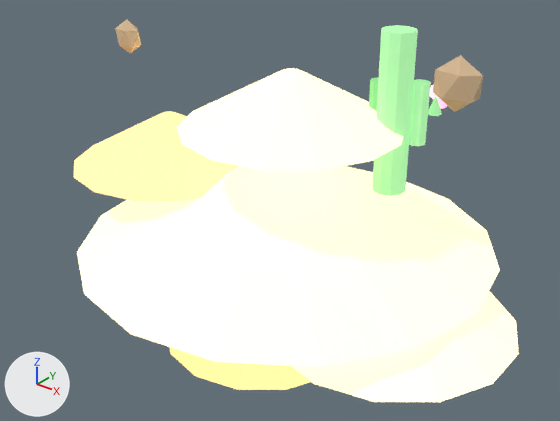
An edit to the glTF model assets/procedural/pretty/desert_dune.glb, drawn before and after from the same camera.
Camera for both pictures: a camera (50 mm lens) standing at (4.93, -5.79, 3.76) and looking at (0.14, 0.2, 0.05). Lighting does not change. The marker at lower left points along +X, +Y and +Z. The older version comes first. Where no turn or scale is listed for an object, it has been applied to the vertices.

In view in the first picture: 'cactus_arm_l', 'cactus_arm_r', 'cactus_arm_r_top', 'cactus_flower2', 'cactus_flower3', 'cactus_trunk', 'dune_back', 'dune_front', 'dune_l', 'dune_main', 'dune_r', 'rock1', 'rock2'.
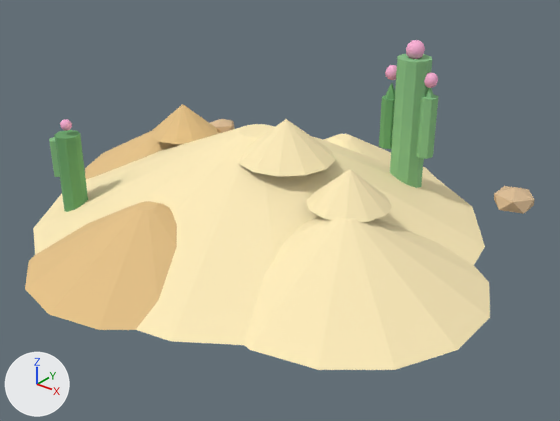
Patch to the scene script:
```diff
--- a/assets/procedural/pretty/desert_dune.glb.py
+++ b/assets/procedural/pretty/desert_dune.glb.py
@@ mat_dune_sand @@
 mat_dune_sand.roughness = 0.95
-mat_dune_sand.emission_color = (1.0, 0.85, 0.5)  # beige #ffedbc
-mat_dune_sand.emission_strength = 1.0
@@ mat_dune_sand_shadow @@
 mat_dune_sand_shadow.roughness = 0.95
-mat_dune_sand_shadow.emission_color = (0.8, 0.55, 0.25)  # beige #e7c489
-mat_dune_sand_shadow.emission_strength = 1.0
@@ mat_dune_cactus @@
 mat_dune_cactus.roughness = 0.9
-mat_dune_cactus.emission_color = (0.25, 0.55, 0.25)  # green #89c489
-mat_dune_cactus.emission_strength = 1.0
@@ mat_dune_cactus_dark @@
 mat_dune_cactus_dark.roughness = 0.9
-mat_dune_cactus_dark.emission_color = (0.15, 0.4, 0.15)  # green #6caa6c
 mat_dune_cactus_dark.emission_strength = 1.0
@@ ob_dune_main @@
 ob_dune_main = bpy.data.objects.new('dune_main', me_锥体_023)
-ob_dune_main.location = (0.0, 0.5, 0.0)
+ob_dune_main.location = (0.0, 0.0, 0.5)
@@ ob_dune_l @@
 ob_dune_l = bpy.data.objects.new('dune_l', me_锥体_024)
-ob_dune_l.location = (-1.65, 0.3, 0.45)
+ob_dune_l.location = (-1.65, 0.45, 0.3)
@@ ob_dune_r @@
 ob_dune_r = bpy.data.objects.new('dune_r', me_锥体_025)
-ob_dune_r.location = (1.5, 0.35, -0.55)
+ob_dune_r.location = (1.5, -0.55, 0.35)
@@ ob_dune_back @@
 ob_dune_back = bpy.data.objects.new('dune_back', me_锥体_026)
-ob_dune_back.location = (-0.2, 0.3, -1.4)
+ob_dune_back.location = (-0.2, -1.4, 0.3)
@@ ob_dune_front @@
 ob_dune_front = bpy.data.objects.new('dune_front', me_锥体_027)
-ob_dune_front.location = (0.2, 0.3, 1.3)
+ob_dune_front.location = (0.2, 1.3, 0.3)
@@ ob_dune_peak2 @@
 ob_dune_peak2 = bpy.data.objects.new('dune_peak2', me_锥体_029)
-ob_dune_peak2.location = (-1.4, 0.75, 0.3)
+ob_dune_peak2.location = (-1.4, 0.3, 0.75)
@@ ob_cactus_trunk @@
 ob_cactus_trunk = bpy.data.objects.new('cactus_trunk', me_柱体)
-ob_cactus_trunk.location = (1.1, 0.85, 1.2)
+ob_cactus_trunk.location = (1.1, 1.2, 0.85)
@@ ob_cactus_arm_l @@
 ob_cactus_arm_l = bpy.data.objects.new('cactus_arm_l', me_柱体_001)
-ob_cactus_arm_l.location = (0.85, 0.95, 1.2)
+ob_cactus_arm_l.location = (0.85, 1.2, 0.95)
@@ ob_cactus_arm_r @@
 ob_cactus_arm_r = bpy.data.objects.new('cactus_arm_r', me_柱体_002)
-ob_cactus_arm_r.location = (1.3, 1.0, 1.2)
+ob_cactus_arm_r.location = (1.3, 1.2, 1.0)
@@ ob_cactus_arm_r_top @@
 ob_cactus_arm_r_top = bpy.data.objects.new('cactus_arm_r_top', me_锥体_032)
-ob_cactus_arm_r_top.location = (1.3, 1.35, 1.2)
+ob_cactus_arm_r_top.location = (1.3, 1.2, 1.35)
@@ ob_cactus_flower2 @@
 ob_cactus_flower2 = bpy.data.objects.new('cactus_flower2', me_球体_007)
-ob_cactus_flower2.location = (1.1, 1.78, 1.2)
+ob_cactus_flower2.location = (1.1, 1.2, 1.78)
@@ ob_cactus_flower3 @@
 ob_cactus_flower3 = bpy.data.objects.new('cactus_flower3', me_球体_008)
-ob_cactus_flower3.location = (1.3, 1.5, 1.2)
+ob_cactus_flower3.location = (1.3, 1.2, 1.5)
@@ ob_cactus2 @@
 ob_cactus2 = bpy.data.objects.new('cactus2', me_柱体_003)
-ob_cactus2.location = (-1.45, 0.5, -1.3)
+ob_cactus2.location = (-1.45, -1.3, 0.5)
@@ ob_cactus2_arm @@
 ob_cactus2_arm = bpy.data.objects.new('cactus2_arm', me_柱体_004)
-ob_cactus2_arm.location = (-1.65, 0.7, -1.3)
+ob_cactus2_arm.location = (-1.65, -1.3, 0.7)
@@ ob_cactus2_flower @@
 ob_cactus2_flower = bpy.data.objects.new('cactus2_flower', me_球体_009)
-ob_cactus2_flower.location = (-1.45, 1.1, -1.3)
+ob_cactus2_flower.location = (-1.45, -1.3, 1.1)
@@ ob_rock1 @@
 ob_rock1 = bpy.data.objects.new('rock1', me_棱角球_005)
-ob_rock1.location = (2.1, 0.15, 1.85)
-ob_rock1.scale = (0.25, 0.15, 0.25)
+ob_rock1.location = (2.1, 1.85, 0.15)
+ob_rock1.scale = (0.25, 0.25, 0.15)
@@ ob_rock2 @@
 ob_rock2 = bpy.data.objects.new('rock2', me_棱角球_006)
-ob_rock2.location = (-2.05, 0.12, 1.65)
-ob_rock2.scale = (0.2, 0.12, 0.2)
+ob_rock2.location = (-2.05, 1.65, 0.12)
+ob_rock2.scale = (0.2, 0.2, 0.12)
```

Boxes (x1, y1, x2, y2) around the edits, measured in the pictures (560 x 421 px):
'dune_main', recoloured, surface changed, moved: before (77, 166, 500, 367); after (33, 124, 485, 345)
'dune_r', recoloured, surface changed, moved: before (291, 291, 519, 402); after (244, 216, 490, 370)
'dune_back', recoloured, surface changed, moved: before (169, 347, 311, 390); after (25, 201, 177, 330)
'dune_front', recoloured, surface changed, moved: before (177, 68, 403, 171); after (324, 134, 436, 181)
'dune_l', recoloured, surface changed, moved: before (74, 111, 238, 201); after (85, 131, 219, 179)
'cactus_trunk', recoloured, surface changed, moved: before (372, 25, 418, 196); after (390, 54, 432, 188)
'dune_peak1', recoloured, surface changed: (238, 119, 336, 177) in both
'dune_peak3', recoloured, surface changed: (306, 169, 392, 222) in both
'rock1', moved, rescaled (18% narrower, 50% shorter): before (433, 55, 483, 112); after (494, 186, 535, 214)
'cactus2', recoloured, moved (not visible before): after (54, 130, 88, 212)
'cactus_arm_r', recoloured, surface changed, moved: before (409, 79, 431, 146); after (416, 94, 439, 159)
'dune_peak2', recoloured, surface changed, moved (not visible before): after (151, 104, 217, 144)
'cactus_arm_l', recoloured, moved (mostly hidden before): before (369, 77, 379, 111); after (379, 96, 395, 149)
'rock2', moved, rescaled: before (115, 20, 141, 54); after (210, 119, 235, 133)
'cactus_flower2', moved: before (430, 84, 437, 100); after (406, 40, 425, 59)
'cactus_flower3', moved: before (436, 96, 447, 109); after (424, 72, 438, 88)
'cactus_arm_r_top', recoloured, surface changed, moved (mostly hidden afterwards): before (428, 96, 442, 116); after (425, 88, 434, 98)
'cactus2_arm', recoloured, surface changed, moved (not visible before): after (49, 137, 60, 177)
'cactus_arm_l_top', recoloured: (385, 83, 395, 99) in both
'cactus2_flower', moved (not visible before): after (60, 119, 72, 131)
